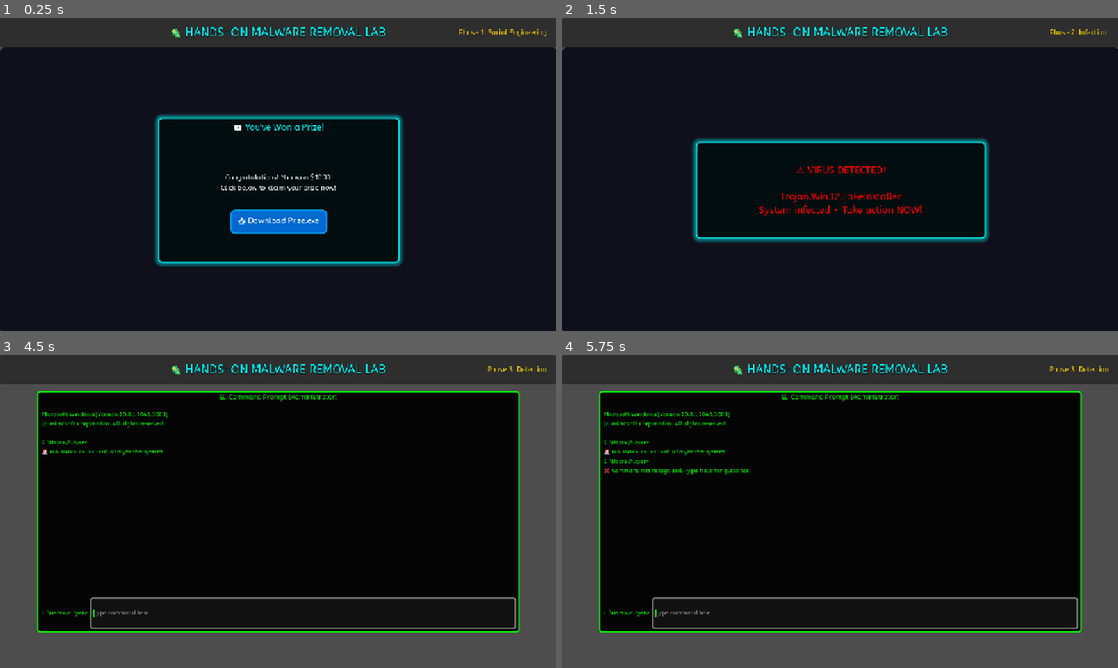
Above: before the commit, frames 1-4 (two rows, left to right).
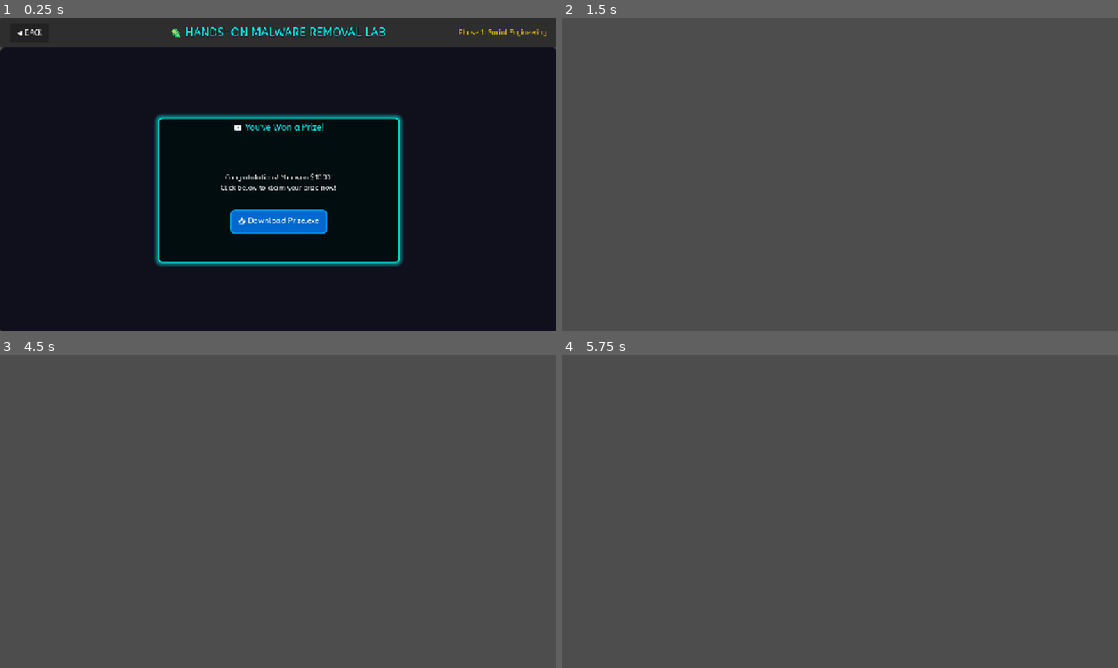
Above: after the commit, the same moments.

Repository: muckfaru/capstone2
Game: Godot game, scene res://scene/tutorial_advance_interactive.tscn
Two runs of this game, one before a commit and one after it. Both use one fixed random seed, a clock stepped at 60 frames per second and the inputs below. This scene is started directly instead of the project's main scene. Video files are missing from this copy of the repository; at most half a second of black plays in their place.
Inputs (mouse positions are in pixels of both pictures, inside the frame that each line leads up to):
- Up to frame 1 (0.25 s): no input
- Up to frame 2 (1.5 s): click (589, 33) at 0.5 s, where only the run after the commit has a clickable "◀ BACK"; click (840, 221) at 1.25 s, where only the run before the commit has a clickable "📥 Download Prize.exe"
- Up to frame 3 (4.5 s): tap Enter (ui_accept) at 2, 2.27, 2.75, 3.5, 4.25 s; move the mouse to (400, 495) at 2.02 s; click (400, 495) at 2.17 s; drag from (166, 527) to (250, 574) at 2.77 s; move the mouse to (333, 442) at 3.52 s; click (333, 442) at 3.67 s; drag from (250, 574) to (111, 464) at 4.27 s
- Up to frame 4 (5.75 s): tap Enter (ui_accept) at 5, 5.27 s; move the mouse to (1006, 558) at 5.02 s; click (1006, 558) at 5.17 s

The runs differ from the first frame. In frame 1, less than 0.1% of the frame differs, in the area x 3-8%, y 3-6%; in frame 2, 100%, in the area x 0-100%, y 0-100%; in frame 3, 77%; in frame 4, 77%.

Commit message:
FIXED UI SCROLL BUTTON

Diff:
--- a/scene/tutorial_advance_interactive.tscn
+++ b/scene/tutorial_advance_interactive.tscn
@@ -108,6 +108,22 @@
 horizontal_alignment = 1
 vertical_alignment = 1
 
+[node name="BackButton" type="Button" parent="CanvasLayer/Header"]
+layout_mode = 1
+anchors_preset = 4
+anchor_top = 0.5
+anchor_bottom = 0.5
+offset_left = 20.0
+offset_top = -20.0
+offset_right = 100.0
+offset_bottom = 20.0
+grow_vertical = 2
+mouse_default_cursor_shape = 2
+theme_override_colors/font_color = Color(1, 1, 1, 1)
+theme_override_fonts/font = ExtResource("3_font")
+theme_override_font_sizes/font_size = 14
+text = "◀ BACK"
+
 [node name="PhaseLabel" type="Label" parent="CanvasLayer/Header"]
 layout_mode = 1
 anchors_preset = 6
@@ -430,6 +446,7 @@
 theme_override_font_sizes/font_size = 16
 text = "🏠 BACK"
 
+[connection signal="pressed" from="CanvasLayer/Header/BackButton" to="." method="_on_header_back_pressed"]
 [connection signal="pressed" from="CanvasLayer/Desktop/EmailWindow/DownloadButton" to="." method="_on_download_pressed"]
 [connection signal="text_submitted" from="CanvasLayer/CMDTerminal/InputContainer/CommandInput" to="." method="_on_command_submitted"]
 [connection signal="pressed" from="CanvasLayer/DebriefScreen/DebriefContent/ButtonContainer/RetryButton" to="." method="_on_retry_pressed"]
--- a/script/mode_selection.gd
+++ b/script/mode_selection.gd
@@ -451,14 +451,14 @@
 
 	# Main dialog panel
 	var dialog_panel = Panel.new()
-	dialog_panel.custom_minimum_size = Vector2(680, 580)
+	dialog_panel.custom_minimum_size = Vector2(720, 580)
 	dialog_panel.anchor_left = 0.5
 	dialog_panel.anchor_top = 0.5
 	dialog_panel.anchor_right = 0.5
 	dialog_panel.anchor_bottom = 0.5
-	dialog_panel.offset_left = -340
+	dialog_panel.offset_left = -360
 	dialog_panel.offset_top = -290
-	dialog_panel.offset_right = 340
+	dialog_panel.offset_right = 360
 	dialog_panel.offset_bottom = 290
 	dialog_panel.z_index = 100
 
@@ -484,13 +484,22 @@
 	_add_corner_decorations(dialog_panel)
 
 	# Close button (X)
+# Close button (X)
 	var close_btn = Button.new()
 	close_btn.text = "✕"
-	close_btn.position = Vector2(630, 8)
-	close_btn.size = Vector2(40, 40)
+	close_btn.custom_minimum_size = Vector2(40, 40)
 	close_btn.add_theme_font_size_override("font_size", 28)
 	close_btn.add_theme_color_override("font_color", Color(1, 0.3, 0.3))
 	close_btn.add_theme_color_override("font_hover_color", Color(1, 0, 0))
+
+	# Position it in the top-right corner using anchors instead of absolute position
+	close_btn.anchor_left = 1.0
+	close_btn.anchor_right = 1.0
+	close_btn.offset_left = -60  # 50 pixels from right edge (40px button + 10px margin)
+	close_btn.offset_right = -20  # 10px margin from right
+	close_btn.offset_top = 18
+	close_btn.offset_bottom = 48
+
 	close_btn.z_index = 200
 
 	# Create custom style for button
@@ -515,13 +524,14 @@
 		print("🔴 Close button pressed!")
 		overlay.queue_free()
 	)
+
 	dialog_panel.add_child(close_btn)
 
 	# Content container
 	var margin_container = MarginContainer.new()
 	margin_container.add_theme_constant_override("margin_left", 30)
 	margin_container.add_theme_constant_override("margin_top", 55)
-	margin_container.add_theme_constant_override("margin_right", 30)
+	margin_container.add_theme_constant_override("margin_right", 25)  # Changed from 30 to 25
 	margin_container.add_theme_constant_override("margin_bottom", 20)
 	margin_container.set_anchors_preset(Control.PRESET_FULL_RECT)
 	margin_container.mouse_filter = Control.MOUSE_FILTER_IGNORE
@@ -560,18 +570,85 @@
 	separator.mouse_filter = Control.MOUSE_FILTER_IGNORE
 	main_vbox.add_child(separator)
 
-	# Scrollable container for tutorials
+# Scrollable container for tutorials
 	var scroll = ScrollContainer.new()
 	scroll.custom_minimum_size = Vector2(0, 380)
 	scroll.size_flags_vertical = Control.SIZE_EXPAND_FILL
+	scroll.horizontal_scroll_mode = ScrollContainer.SCROLL_MODE_DISABLED
+	scroll.vertical_scroll_mode = ScrollContainer.SCROLL_MODE_AUTO
 	main_vbox.add_child(scroll)
+
+	# CYBERPUNK SCROLLBAR STYLING
+	var scrollbar = scroll.get_v_scroll_bar()
+
+	# Scrollbar background (track)
+	var scrollbar_bg = StyleBoxFlat.new()
+	scrollbar_bg.bg_color = Color(0.05, 0.1, 0.15, 0.8)  # Dark background
+	scrollbar_bg.border_width_left = 1
+	scrollbar_bg.border_width_right = 1
+	scrollbar_bg.border_color = Color(0, 1, 1, 0.3)  # Cyan border
+	scrollbar_bg.corner_radius_top_left = 4
+	scrollbar_bg.corner_radius_top_right = 4
+	scrollbar_bg.corner_radius_bottom_left = 4
+	scrollbar_bg.corner_radius_bottom_right = 4
+	scrollbar.add_theme_stylebox_override("scroll", scrollbar_bg)
+
+	# Scrollbar grabber (the draggable part) - Normal state
+	var scrollbar_grabber = StyleBoxFlat.new()
+	scrollbar_grabber.bg_color = Color(0, 0.8, 1, 0.6)  # Cyan
+	scrollbar_grabber.border_width_left = 2
+	scrollbar_grabber.border_width_right = 2
+	scrollbar_grabber.border_color = Color(0, 1, 1, 1)  # Bright cyan border
+	scrollbar_grabber.corner_radius_top_left = 4
+	scrollbar_grabber.corner_radius_top_right = 4
+	scrollbar_grabber.corner_radius_bottom_left = 4
+	scrollbar_grabber.corner_radius_bottom_right = 4
+	scrollbar_grabber.shadow_color = Color(0, 1, 1, 0.5)  # Cyan glow
+	scrollbar_grabber.shadow_size = 5
+	scrollbar.add_theme_stylebox_override("grabber", scrollbar_grabber)
+
+	# Scrollbar grabber - Hover state
+	var scrollbar_grabber_hover = StyleBoxFlat.new()
+	scrollbar_grabber_hover.bg_color = Color(0, 1, 1, 0.8)  # Brighter cyan
+	scrollbar_grabber_hover.border_width_left = 2
+	scrollbar_grabber_hover.border_width_right = 2
+	scrollbar_grabber_hover.border_color = Color(0.5, 1, 1, 1)  # Lighter cyan border
+	scrollbar_grabber_hover.corner_radius_top_left = 4
+	scrollbar_grabber_hover.corner_radius_top_right = 4
+	scrollbar_grabber_hover.corner_radius_bottom_left = 4
+	scrollbar_grabber_hover.corner_radius_bottom_right = 4
+	scrollbar_grabber_hover.shadow_color = Color(0, 1, 1, 0.8)  # Stronger glow
+	scrollbar_grabber_hover.shadow_size = 8
+	scrollbar.add_theme_stylebox_override("grabber_highlight", scrollbar_grabber_hover)
+
+	# Scrollbar grabber - Pressed state
+	var scrollbar_grabber_pressed = StyleBoxFlat.new()
+	scrollbar_grabber_pressed.bg_color = Color(0, 1, 1, 1)  # Full bright cyan
+	scrollbar_grabber_pressed.border_width_left = 2
+	scrollbar_grabber_pressed.border_width_right = 2
+	scrollbar_grabber_pressed.border_color = Color(1, 1, 1, 1)  # White border
+	scrollbar_grabber_pressed.corner_radius_top_left = 4
+	scrollbar_grabber_pressed.corner_radius_top_right = 4
+	scrollbar_grabber_pressed.corner_radius_bottom_left = 4
+	scrollbar_grabber_pressed.corner_radius_bottom_right = 4
+	scrollbar_grabber_pressed.shadow_color = Color(0, 1, 1, 1)  # Maximum glow
+	scrollbar_grabber_pressed.shadow_size = 10
+	scrollbar.add_theme_stylebox_override("grabber_pressed", scrollbar_grabber_pressed)
+
+	# Customize scrollbar width
+	scrollbar.custom_minimum_size.x = 12  # Width of scrollbar
+
+	# Add margin container INSIDE scroll to create padding for scrollbar
+	var scroll_content_margin = MarginContainer.new()
+	scroll_content_margin.add_theme_constant_override("margin_right", 15)  # Space for scrollbar
+	scroll_content_margin.size_flags_horizontal = Control.SIZE_EXPAND_FILL
+	scroll.add_child(scroll_content_margin)
 
 	var tutorials_vbox = VBoxContainer.new()
 	tutorials_vbox.add_theme_constant_override("separation", 12)
 	tutorials_vbox.size_flags_horizontal = Control.SIZE_EXPAND_FILL
-	scroll.add_child(tutorials_vbox)
-
-	# Add tutorial cards
+	scroll_content_margin.add_child(tutorials_vbox)
+		# Add tutorial cards
 	for tutorial in tutorials:
 		var card = _create_tutorial_card(tutorial, level_int, overlay)
 		tutorials_vbox.add_child(card)
@@ -668,7 +745,7 @@
 
 	# Card container
 	var card = PanelContainer.new()
-	card.custom_minimum_size = Vector2(580, 95)
+	card.custom_minimum_size = Vector2(600, 95)
 	card.size_flags_horizontal = Control.SIZE_EXPAND_FILL
 
 	var card_style = StyleBoxFlat.new()
--- a/script/tutorial_advance_interactive.gd
+++ b/script/tutorial_advance_interactive.gd
@@ -280,6 +280,8 @@
 				await get_tree().create_timer(1.0).timeout
 				_start_phase(Phase.COMPLETE)
 
+func _on_header_back_pressed() -> void:
+	get_tree().change_scene_to_file("res://scene/mode_selection.tscn")
 
 func _show_help() -> void:
 	var help_text := """
